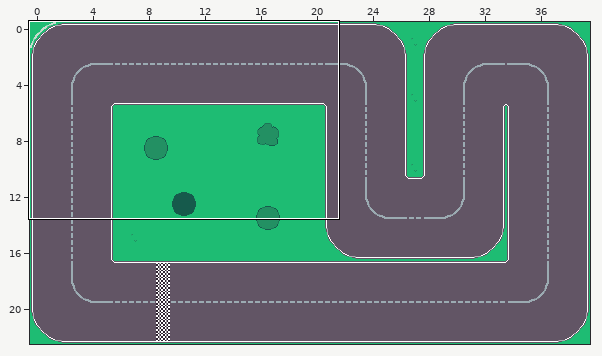
Level history. Tiled map: Assets/Maps/racing.tmx. The picture above shows the old version from afar; the outline marks the close-up.
Close-up. Before the commit:
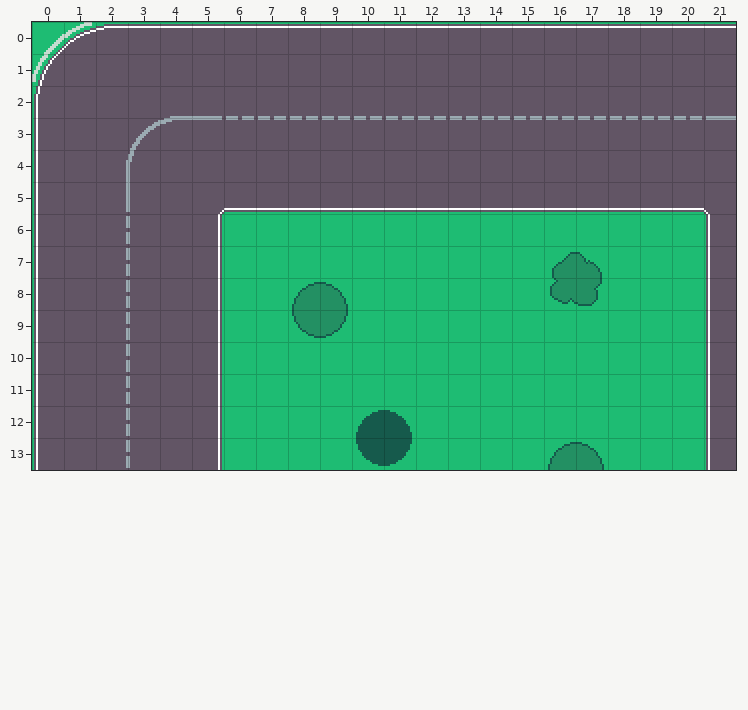
Cells are 16x16 px. Shown: x 0..21, y 0..13. The commit also changed other parts of the map, which this record leaves out. Tiles whose own drawing changed are shown in their newer look in all pictures.
And afterwards:
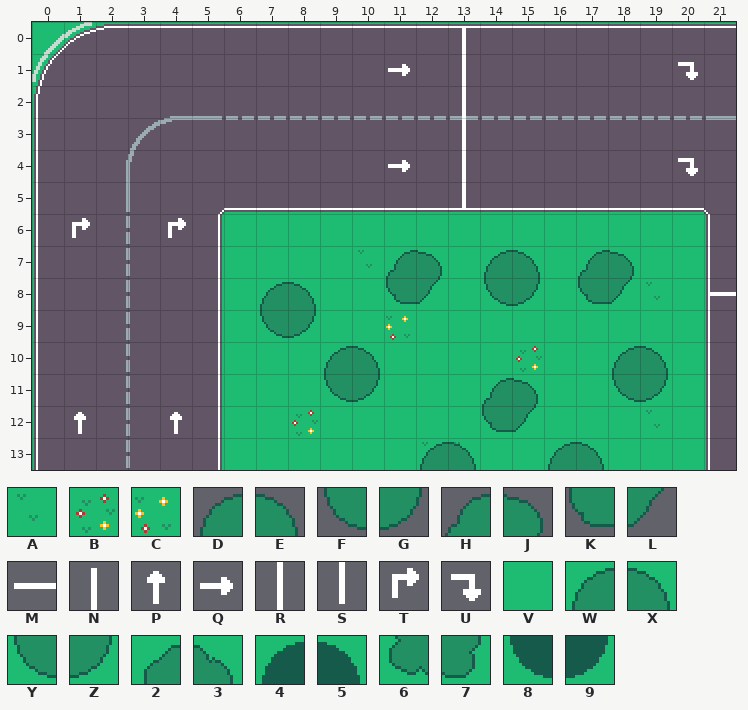
Key: from "TilesetV2": A 0, B 1, C 2, D 4, E 5, F 23, G 24, H 42, J 43, K 61, L 62, M 108, N 111, P 126, Q 127, R 130, S 149, T 165, U 184, V 238, W 255, X 256, Y 274, Z 275, 2 276, 3 277, 4 293, 5 294, 6 295, 7 296, 8 312, 9 313.
_ is an empty cell.
Tiles of an added or newly shown layer are drawn over the layers below it.
Change:
Layer "Capa de patrones 1":
y 7: x 10 V -> A; x 16..17 23 -> VV
y 8: x 8..9 WX -> VV; x 16..17 67 -> VV; x 19 V -> A
y 9: x 8..9 YZ -> VV; x 11 V -> C
y 10: x 15 V -> B
y 12: x 8 V -> B; x 10..11 45 -> VV; x 19 V -> A
y 13: x 10..13 89VV -> VVAA
Layer "Extras" (added):
y 0: x 13 _ -> N
y 1: x 11 _ -> Q; x 13 _ -> R; x 20 _ -> U
y 2..3: x 13 _ -> R
y 4: x 11 _ -> Q; x 13 _ -> R; x 20 _ -> U
y 5: x 13 _ -> S
y 6: x 1 _ -> T; x 4 _ -> T
y 7: x 11..12 __ -> HJ; x 14..15 __ -> DE; x 17..18 __ -> HJ
y 8: x 7..8 __ -> DE; x 11..12 __ -> KL; x 14..15 __ -> FG; x 17..18 __ -> KL; x 21 _ -> M
y 9: x 7..8 __ -> FG
y 10: x 9..10 __ -> DE; x 18..19 __ -> DE
y 11: x 9..10 __ -> FG; x 14..15 __ -> HJ; x 18..19 __ -> FG
y 12: x 1 _ -> P; x 4 _ -> P; x 14..15 __ -> KL
y 13: x 12..13 __ -> DE
